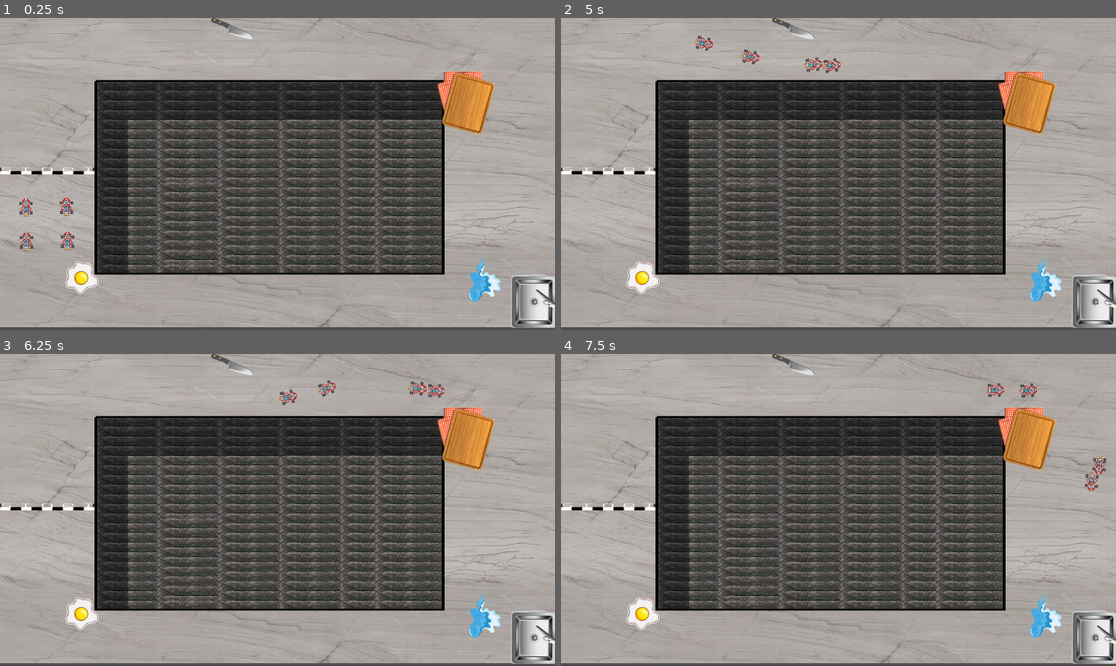
Above: before the commit, frames 1-4 (two rows, left to right).
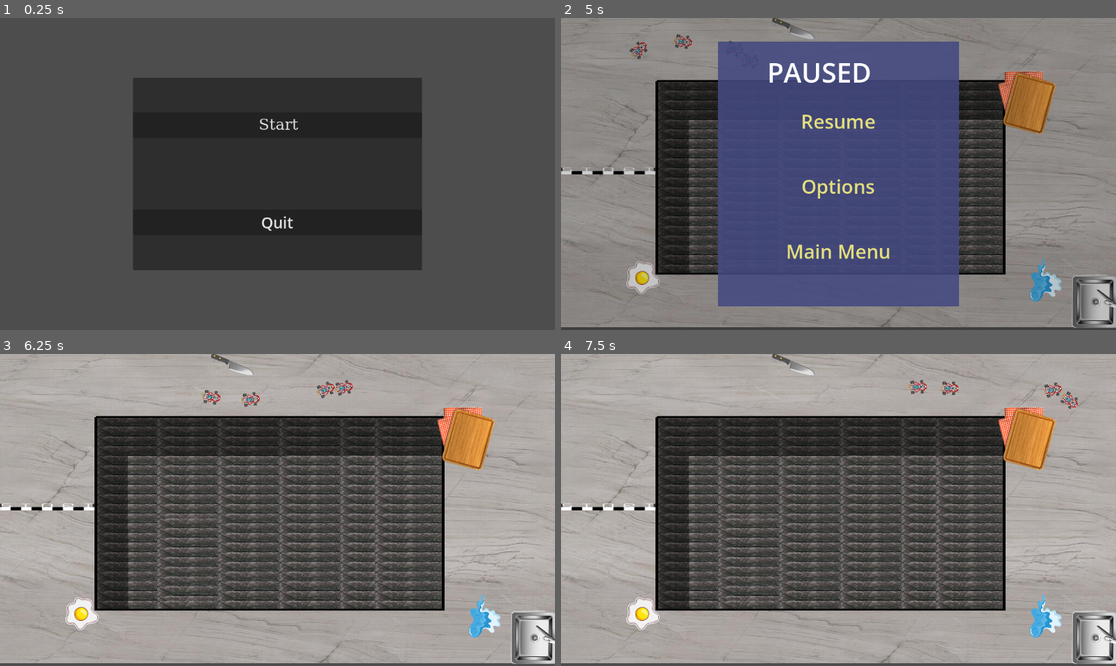
Above: after the commit, the same moments.

Repository: prathamshah2207/LudumDare56-Tiny_Racing
Game: Godot game, scene res://Scenes/MainMenu.tscn
Two runs of this game, one before a commit and one after it. Both use one fixed random seed, a clock stepped at 60 frames per second and the inputs below. Before the commit the project starts from res://Scenes/kitchen_counter_track.tscn.
Inputs (mouse positions are in pixels of both pictures, inside the frame that each line leads up to):
- Up to frame 1 (0.25 s): no input
- Up to frame 2 (5 s): click (838, 124) at 0.5 s, where only the run after the commit has a clickable "Start"; tap Escape (pause, bound only after the commit) at 4.9 s
- Up to frame 3 (6.25 s): click (277, 456) at 5 s, where only the run after the commit has a clickable "Resume"
- Up to frame 4 (7.5 s): no input

The runs differ from the first frame. In frame 1, 82% of the frame differs, in the area x 0-100%, y 0-100%; in frame 2, 86%; in frame 3, 0.6%; in frame 4, 0.7%.

Commit message:
Added GameManager which controls the main and resume menu

Diff:
--- /dev/null
+++ b/Scenes/MainMenu.tscn
@@ -0,0 +1,75 @@
+[gd_scene load_steps=4 format=3 uid="uid://4t7bnyoxpcrm"]
+
+[ext_resource type="Script" path="res://Scripts/main_menu.gd" id="1_c1ybn"]
+
+[sub_resource type="FontFile" id="FontFile_fy562"]
+cache/0/32/0/ascent = 0.0
+cache/0/32/0/descent = 0.0
+cache/0/32/0/underline_position = 0.0
+cache/0/32/0/underline_thickness = 0.0
+cache/0/32/0/scale = 1.0
+cache/0/16/0/ascent = 0.0
+cache/0/16/0/descent = 0.0
+cache/0/16/0/underline_position = 0.0
+cache/0/16/0/underline_thickness = 0.0
+cache/0/16/0/scale = 1.0
+
+[sub_resource type="ViewportTexture" id="ViewportTexture_as1g8"]
+
+[node name="MainMenu" type="CanvasLayer"]
+script = ExtResource("1_c1ybn")
+
+[node name="Control" type="Control" parent="."]
+layout_mode = 3
+anchors_preset = 15
+anchor_right = 1.0
+anchor_bottom = 1.0
+grow_horizontal = 2
+grow_vertical = 2
+
+[node name="Panel" type="Panel" parent="Control"]
+custom_minimum_size = Vector2(600, 400)
+layout_mode = 1
+anchors_preset = 8
+anchor_left = 0.5
+anchor_top = 0.5
+anchor_right = 0.5
+anchor_bottom = 0.5
+offset_left = -300.0
+offset_top = -200.0
+offset_right = 300.0
+offset_bottom = 200.0
+grow_horizontal = 2
+grow_vertical = 2
+
+[node name="HBoxContainer" type="HBoxContainer" parent="Control/Panel"]
+layout_mode = 2
+offset_top = 72.0
+offset_right = 600.0
+offset_bottom = 125.0
+size_flags_vertical = 6
+
+[node name="StartButton" type="Button" parent="Control/Panel/HBoxContainer"]
+layout_mode = 2
+size_flags_horizontal = 3
+theme_override_fonts/font = SubResource("FontFile_fy562")
+theme_override_font_sizes/font_size = 32
+text = "Start"
+icon = SubResource("ViewportTexture_as1g8")
+
+[node name="HBoxContainer2" type="HBoxContainer" parent="Control/Panel"]
+layout_mode = 2
+offset_top = 274.0
+offset_right = 600.0
+offset_bottom = 327.0
+size_flags_vertical = 6
+
+[node name="QuitButton" type="Button" parent="Control/Panel/HBoxContainer2"]
+layout_mode = 2
+size_flags_horizontal = 3
+theme_override_font_sizes/font_size = 32
+text = "Quit
+"
+
+[connection signal="pressed" from="Control/Panel/HBoxContainer/StartButton" to="." method="_on_start_button_pressed"]
+[connection signal="pressed" from="Control/Panel/HBoxContainer2/QuitButton" to="." method="_on_quit_button_pressed"]
--- a/Scenes/kitchen_counter_track.tscn
+++ b/Scenes/kitchen_counter_track.tscn
@@ -10,9 +10,10 @@
 [ext_resource type="Script" path="res://Scripts/slow_effect.gd" id="5_ykjl7"]
 [ext_resource type="Texture2D" uid="uid://bci7dynealimw" path="res://Sprites/sink1.png" id="6_qgwdi"]
 [ext_resource type="Texture2D" uid="uid://6kpvobrv4483" path="res://Sprites/friedEgg_128.png" id="7_q0hnc"]
-[ext_resource type="PackedScene" path="res://Scenes/waypoint_manager.tscn" id="10_8et1v"]
-[ext_resource type="PackedScene" path="res://Scenes/line_node.tscn" id="11_khni6"]
-[ext_resource type="PackedScene" path="res://Scenes/ai_bot.tscn" id="12_u1m1a"]
+[ext_resource type="PackedScene" uid="uid://xv28867g5b80" path="res://Scenes/waypoint_manager.tscn" id="10_8et1v"]
+[ext_resource type="PackedScene" uid="uid://ctcmx3k7jjx5p" path="res://Scenes/line_node.tscn" id="11_khni6"]
+[ext_resource type="PackedScene" uid="uid://bd71kj73tuy25" path="res://Scenes/ai_bot.tscn" id="12_u1m1a"]
+[ext_resource type="PackedScene" uid="uid://lp0pwycl6e6" path="res://Scenes/pause_menu.tscn" id="14_spwhs"]
 
 [sub_resource type="TileSetAtlasSource" id="TileSetAtlasSource_7fgtb"]
 texture = ExtResource("2_lt1y8")
@@ -2008,6 +2009,9 @@
 z_index = 7
 position = Vector2(140, 460)
 
+[node name="PauseMenu" parent="." instance=ExtResource("14_spwhs")]
+visible = false
+
 [connection signal="body_entered" from="CounterSurface/Obstacles/waterSpilled" to="CounterSurface/Obstacles/waterSpilled" method="_on_body_entered"]
 [connection signal="body_exited" from="CounterSurface/Obstacles/waterSpilled" to="CounterSurface/Obstacles/waterSpilled" method="_on_body_exited"]
 [connection signal="body_entered" from="CounterSurface/Obstacles/omlet" to="CounterSurface/Obstacles/omlet" method="_on_body_entered"]
--- a/Scenes/main_scene.tscn
+++ /dev/null
@@ -1,11 +0,0 @@
-[gd_scene load_steps=2 format=3 uid="uid://b210my14y4633"]
-
-[ext_resource type="Texture2D" uid="uid://cuqc7074qvj6h" path="res://Sprites/water_spilled.svg" id="1_dgioc"]
-
-[node name="Main_Scene" type="Node2D"]
-
-[node name="Sprite2D" type="Sprite2D" parent="."]
-position = Vector2(-1131.82, -492.512)
-rotation = -0.144157
-scale = Vector2(0.326622, 0.240693)
-texture = ExtResource("1_dgioc")
--- /dev/null
+++ b/Scenes/pause_menu.tscn
@@ -0,0 +1,92 @@
+[gd_scene load_steps=2 format=3 uid="uid://lp0pwycl6e6"]
+
+[ext_resource type="Script" path="res://Scripts/pause_menu.gd" id="1_2nac5"]
+
+[node name="PauseMenu" type="CanvasLayer"]
+script = ExtResource("1_2nac5")
+
+[node name="ColorRect" type="ColorRect" parent="."]
+anchors_preset = 15
+anchor_right = 1.0
+anchor_bottom = 1.0
+grow_horizontal = 2
+grow_vertical = 2
+color = Color(0, 0, 0, 0.196078)
+
+[node name="menuBackground" type="ColorRect" parent="."]
+anchors_preset = 8
+anchor_left = 0.5
+anchor_top = 0.5
+anchor_right = 0.5
+anchor_bottom = 0.5
+offset_left = -250.0
+offset_top = -275.0
+offset_right = 250.0
+offset_bottom = 275.0
+grow_horizontal = 2
+grow_vertical = 2
+size_flags_horizontal = 4
+size_flags_vertical = 4
+color = Color(0.262745, 0.286275, 0.505882, 0.87451)
+
+[node name="RichTextLabel" type="RichTextLabel" parent="menuBackground"]
+custom_minimum_size = Vector2(0, 100)
+layout_mode = 1
+anchors_preset = 5
+anchor_left = 0.5
+anchor_right = 0.5
+offset_left = -101.0
+offset_top = 46.0
+offset_right = 195.0
+offset_bottom = 146.0
+grow_horizontal = 2
+size_flags_horizontal = 8
+size_flags_vertical = 4
+theme_override_font_sizes/normal_font_size = 56
+theme_override_font_sizes/bold_font_size = 40
+text = "PAUSED"
+
+[node name="VBoxContainer" type="VBoxContainer" parent="menuBackground"]
+layout_mode = 1
+anchors_preset = -1
+anchor_top = 0.669091
+anchor_right = 1.0
+anchor_bottom = 0.461818
+offset_top = -194.0
+offset_bottom = 206.0
+grow_horizontal = 2
+grow_vertical = 2
+metadata/_edit_use_anchors_ = true
+
+[node name="HBoxContainer" type="HBoxContainer" parent="menuBackground/VBoxContainer"]
+layout_mode = 2
+size_flags_vertical = 6
+alignment = 1
+
+[node name="Resume" type="Button" parent="menuBackground/VBoxContainer/HBoxContainer"]
+layout_mode = 2
+size_flags_vertical = 4
+theme_override_colors/font_hover_color = Color(0.686275, 0.662745, 0.258824, 1)
+theme_override_colors/font_pressed_color = Color(0.539605, 0.52007, 0.186432, 1)
+theme_override_colors/font_color = Color(0.894118, 0.87451, 0.494118, 1)
+theme_override_font_sizes/font_size = 40
+text = "Resume"
+flat = true
+
+[node name="HBoxContainer3" type="HBoxContainer" parent="menuBackground/VBoxContainer"]
+layout_mode = 2
+size_flags_vertical = 6
+alignment = 1
+
+[node name="Back" type="Button" parent="menuBackground/VBoxContainer/HBoxContainer3"]
+layout_mode = 2
+size_flags_vertical = 8
+theme_override_colors/font_hover_color = Color(0.687704, 0.664375, 0.259995, 1)
+theme_override_colors/font_pressed_color = Color(0.541176, 0.521569, 0.188235, 1)
+theme_override_colors/font_color = Color(0.894118, 0.87451, 0.494118, 1)
+theme_override_font_sizes/font_size = 40
+text = "Main Menu"
+flat = true
+
+[connection signal="pressed" from="menuBackground/VBoxContainer/HBoxContainer/Resume" to="." method="_on_resume_pressed"]
+[connection signal="pressed" from="menuBackground/VBoxContainer/HBoxContainer3/Back" to="." method="_on_back_pressed"]
--- a/Scripts/game_manager.gd
+++ b/Scripts/game_manager.gd
@@ -1,53 +1,25 @@
 extends Node
 
-signal lap_completed(current_lap, total_laps)
-signal race_finished
-signal game_paused
-signal game_resumed
-
 @export var total_laps: int = 3
-@export var player_car_path: NodePath
-@export var bot_car_scene: PackedScene
-@export var number_of_bots: int = 4
-@export var start_line_position: Vector2 = Vector2(579, 326)
-@export var bot_spacing: float = 50.0
+#@export var start_line_position: Vector2 = Vector2(579, 326)
 
 var current_lap: int = 0
 var race_started: bool = false
 var is_finished: bool = false
 var is_paused: bool = false
 var bots: Array = []
+var mainScence: Node
+var pause_menu = null
 
-#@onready var player_car = get_node(player_car_path)
-
-func _ready():
-	process_mode = Node.PROCESS_MODE_ALWAYS  # Ensure this node isn't affected by pause
-
-func _unhandled_input(event):
-	if event.is_action_pressed("pause"):
-		toggle_pause()
-	elif event.is_action_pressed("quit"):
-		quit_game()
-
-func start_race():
-	if not race_started:
-		race_started = true
-		current_lap = 0
-		is_finished = false
-		position_bots()
-		# Additional race start logic (e.g., countdown, player controls enable)
-		print("Race started!")
-
-func position_bots():
-	for i in range(number_of_bots):
-		var bot_position = Vector2(start_line_position.x, start_line_position.y + i * bot_spacing)
-		if i < bots.size():
-			bots[i].position = bot_position
-		else:
-			print("Warning: Not enough bot instances available to position.")
+func _process(delta: float) -> void:
+	if Input.is_action_just_pressed("pause"):
+		var current_scene = get_tree().current_scene
+		if current_scene.name != "MainMenu":
+			print("paused")
+			pause_menu = current_scene.get_node("PauseMenu")
+			pause_menu.toggle()
 
 func complete_lap():
-	if race_started and not race_finished:
 		current_lap += 1
 		emit_signal("lap_completed", current_lap, total_laps)
 		print("Lap " + str(current_lap) + " completed!")
@@ -57,31 +29,16 @@
 
 func end_race():
 	is_finished = true
-	race_started = false
-	emit_signal("race_finished")
 	print("Race finished!")
-	# Additional end race logic (e.g., show results screen, disable player controls)
-
-func toggle_pause():
-	is_paused = !is_paused
-	get_tree().paused = is_paused
-	if is_paused:
-		emit_signal("game_paused")
-		print("Game paused")
-	else:
-		emit_signal("game_resumed")
-		print("Game resumed")
 
 func quit_game():
-	# Perform any cleanup or save operations here
 	print("Quitting game...")
 	get_tree().quit()
 
-# Call this function when the player crosses the finish line
-func player_crossed_finish_line():
-	if race_started and not race_finished:
-		complete_lap()
+func start_game():
+	get_tree().change_scene_to_file("res://Scenes/kitchen_counter_track.tscn")
 
-# Add bots to the bots array (call this when instantiating bots)
+func back_to_menu():
+	get_tree().change_scene_to_file("res://Scenes/MainMenu.tscn")
 func add_bot(bot):
 	bots.append(bot)
--- /dev/null
+++ b/Scripts/main_menu.gd
@@ -0,0 +1,11 @@
+extends CanvasLayer
+
+
+
+func _on_start_button_pressed() -> void:
+	GameManager.start_game() # Replace with function body.
+
+
+
+func _on_quit_button_pressed() -> void:
+	GameManager.quit_game() # Replace with function body.
--- /dev/null
+++ b/Scripts/main_scene.gd
@@ -0,0 +1,11 @@
+extends Node2D
+
+
+# Called when the node enters the scene tree for the first time.
+func _ready() -> void:
+	pass # Replace with function body.
+
+
+# Called every frame. 'delta' is the elapsed time since the previous frame.
+func _process(delta: float) -> void:
+	pass
--- /dev/null
+++ b/Scripts/pause_menu.gd
@@ -0,0 +1,20 @@
+extends CanvasLayer
+
+var paused := false
+
+func toggle():
+	if paused:
+		hide()
+		Engine.time_scale = 1
+	else:
+		show()
+		Engine.time_scale = 0
+
+	paused = !paused
+
+func _on_resume_pressed():
+	toggle()
+
+func _on_back_pressed():
+	toggle()
+	GameManager.back_to_menu()
--- /dev/null
+++ b/pause_menu.tscn
@@ -0,0 +1,119 @@
+[gd_scene load_steps=5 format=3 uid="uid://lp0pwycl6e6"]
+
+[ext_resource type="Script" path="res://Scripts/pause_menu.gd" id="1_2nac5"]
+[ext_resource type="FontFile" uid="uid://b0b7pbb52drnk" path="res://Assets/fonts/PixelOperator8.ttf" id="2_q1ucl"]
+[ext_resource type="PackedScene" uid="uid://dlqib1meg0wpl" path="res://Scenes/options_menu.tscn" id="3_d27k2"]
+[ext_resource type="FontFile" uid="uid://dmtgn3rwhduk7" path="res://Assets/fonts/PixelOperator8-Bold.ttf" id="3_kc5eu"]
+
+[node name="PauseMenu" type="CanvasLayer"]
+script = ExtResource("1_2nac5")
+
+[node name="ColorRect" type="ColorRect" parent="."]
+anchors_preset = 15
+anchor_right = 1.0
+anchor_bottom = 1.0
+grow_horizontal = 2
+grow_vertical = 2
+color = Color(0, 0, 0, 0.196078)
+
+[node name="menuBackground" type="ColorRect" parent="."]
+anchors_preset = 8
+anchor_left = 0.5
+anchor_top = 0.5
+anchor_right = 0.5
+anchor_bottom = 0.5
+offset_left = -250.0
+offset_top = -275.0
+offset_right = 250.0
+offset_bottom = 275.0
+grow_horizontal = 2
+grow_vertical = 2
+size_flags_horizontal = 4
+size_flags_vertical = 4
+color = Color(0.262745, 0.286275, 0.505882, 0.87451)
+
+[node name="RichTextLabel" type="RichTextLabel" parent="menuBackground"]
+custom_minimum_size = Vector2(0, 100)
+layout_mode = 1
+anchors_preset = 5
+anchor_left = 0.5
+anchor_right = 0.5
+offset_left = -148.0
+offset_top = 25.0
+offset_right = 148.0
+offset_bottom = 125.0
+grow_horizontal = 2
+size_flags_horizontal = 8
+size_flags_vertical = 4
+theme_override_fonts/normal_font = ExtResource("2_q1ucl")
+theme_override_fonts/bold_font = ExtResource("3_kc5eu")
+theme_override_font_sizes/normal_font_size = 56
+theme_override_font_sizes/bold_font_size = 40
+text = "PAUSED"
+
+[node name="VBoxContainer" type="VBoxContainer" parent="menuBackground"]
+layout_mode = 1
+anchors_preset = -1
+anchor_top = 0.536364
+anchor_right = 1.0
+anchor_bottom = 0.536364
+offset_top = -194.0
+offset_bottom = 206.0
+grow_horizontal = 2
+grow_vertical = 2
+metadata/_edit_use_anchors_ = true
+
+[node name="HBoxContainer" type="HBoxContainer" parent="menuBackground/VBoxContainer"]
+layout_mode = 2
+size_flags_vertical = 6
+alignment = 1
+
+[node name="Resume" type="Button" parent="menuBackground/VBoxContainer/HBoxContainer"]
+layout_mode = 2
+size_flags_vertical = 4
+theme_override_colors/font_color = Color(0.894118, 0.87451, 0.494118, 1)
+theme_override_colors/font_pressed_color = Color(0.539605, 0.52007, 0.186432, 1)
+theme_override_colors/font_hover_color = Color(0.686275, 0.662745, 0.258824, 1)
+theme_override_fonts/font = ExtResource("2_q1ucl")
+theme_override_font_sizes/font_size = 40
+text = "Resume"
+flat = true
+
+[node name="HBoxContainer2" type="HBoxContainer" parent="menuBackground/VBoxContainer"]
+layout_mode = 2
+size_flags_vertical = 6
+alignment = 1
+
+[node name="Options" type="Button" parent="menuBackground/VBoxContainer/HBoxContainer2"]
+layout_mode = 2
+size_flags_vertical = 4
+theme_override_colors/font_color = Color(0.894118, 0.87451, 0.494118, 1)
+theme_override_colors/font_pressed_color = Color(0.541176, 0.521569, 0.188235, 1)
+theme_override_colors/font_hover_color = Color(0.686275, 0.662745, 0.258824, 1)
+theme_override_fonts/font = ExtResource("2_q1ucl")
+theme_override_font_sizes/font_size = 40
+text = "Options"
+flat = true
+
+[node name="HBoxContainer3" type="HBoxContainer" parent="menuBackground/VBoxContainer"]
+layout_mode = 2
+size_flags_vertical = 6
+alignment = 1
+
+[node name="Back" type="Button" parent="menuBackground/VBoxContainer/HBoxContainer3"]
+layout_mode = 2
+size_flags_vertical = 8
+theme_override_colors/font_color = Color(0.894118, 0.87451, 0.494118, 1)
+theme_override_colors/font_pressed_color = Color(0.541176, 0.521569, 0.188235, 1)
+theme_override_colors/font_hover_color = Color(0.687704, 0.664375, 0.259995, 1)
+theme_override_fonts/font = ExtResource("2_q1ucl")
+theme_override_font_sizes/font_size = 40
+text = "Main Menu"
+flat = true
+
+[node name="OptionsMenu" parent="." instance=ExtResource("3_d27k2")]
+visible = false
+
+[connection signal="pressed" from="menuBackground/VBoxContainer/HBoxContainer/Resume" to="." method="_on_resume_pressed"]
+[connection signal="pressed" from="menuBackground/VBoxContainer/HBoxContainer2/Options" to="." method="_on_options_pressed"]
+[connection signal="pressed" from="menuBackground/VBoxContainer/HBoxContainer3/Back" to="." method="_on_back_pressed"]
--- a/project.godot
+++ b/project.godot
@@ -11,7 +11,7 @@
 [application]
 
 config/name="ludumDare"
-run/main_scene="res://Scenes/kitchen_counter_track.tscn"
+run/main_scene="res://Scenes/MainMenu.tscn"
 config/features=PackedStringArray("4.3", "GL Compatibility")
 config/icon="res://icon.svg"
 <<<<<<<HEADrun/main_scene="res://Scenes/bot_test_scene.tscn"
@@ -20,6 +20,14 @@
 
 GameManager="*res://Scenes/game_manager.tscn"
 
+[input]
+
+pause={
+"deadzone": 0.5,
+"events": [Object(InputEventKey,"resource_local_to_scene":false,"resource_name":"","device":-1,"window_id":0,"alt_pressed":false,"shift_pressed":false,"ctrl_pressed":false,"meta_pressed":false,"pressed":false,"keycode":0,"physical_keycode":4194305,"key_label":0,"unicode":0,"location":0,"echo":false,"script":null)
+]
+}
+
 [rendering]
 
 renderer/rendering_method="gl_compatibility"
Not shown: 1 places in Scenes/ai_bot.tscn that only renumber resources
Not shown: 1 places in Scenes/game_manager.tscn that only renumber resources
Not shown: 1 places in Scenes/kitchen_counter_track.tscn that only renumber resources
Not shown: 1 places in Scenes/line_node.tscn that only renumber resources
Not shown: 1 places in Scenes/waypoint_manager.tscn that only renumber resources
